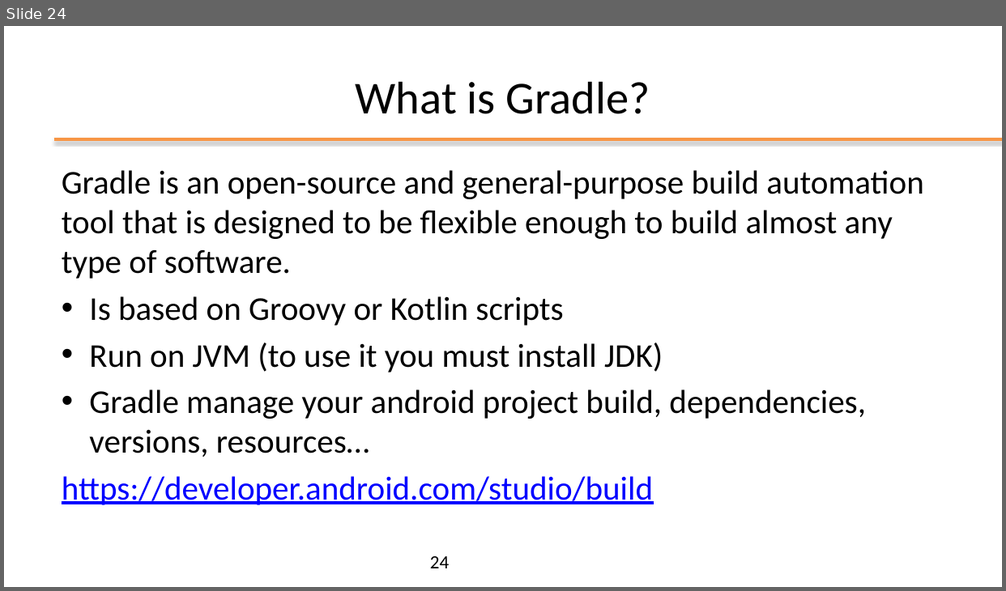
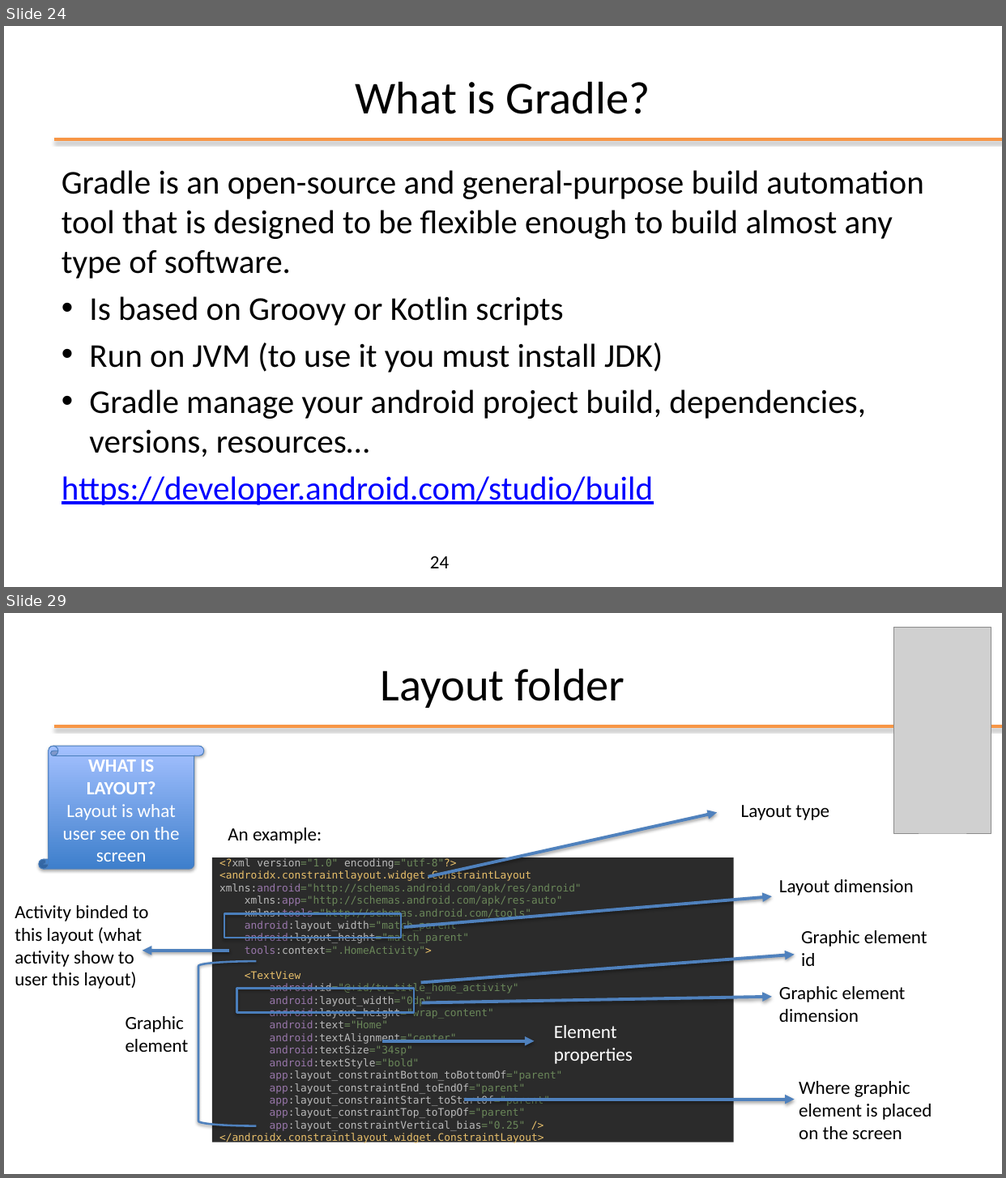
Before and after one commit to kevinmala00/ATTIVITA-PROGETTUALE, a slide deck: slides/02 - Android Studio.pptx. Shown one above the other, each under a label of ours: slide 24 before the commit, slides 24 and 29 after it; the slides between them are not shown. The pictures are 1006x591 and 1006x1178 pixels, drawn with LibreOffice and Linux fonts; fonts in the diff are those of the drawing; grey boxes stand for pictures; background and template pictures are left out. Boxes give left, top, right and bottom in pixels: in the first picture for what was removed or moved away, otherwise in the second. Text is boxed around its words. In the diff, an @@ line names an element or a change of style, - is before the commit and + after.

```diff
--- a/slides/02 - Android Studio.pptx
+++ b/slides/02 - Android Studio.pptx
@@ slide 29 added at (4,613,1002,1174), background #FFFFFF; not listed: 1 template element that a slide beside it also shows @@
@@ picture added at (894,628,991,833) @@
@@ title added at (381,668,624,708), 44 pt, text #000000 @@
+Layout folder
@@ vertical scroll added at (39,747,204,869), fill gradient #3F80CE to #A4C4FF, outline #4B7EBC 0.75 pt, 18 pt, text #FFFFFF @@
+WHAT IS LAYOUT?
+Layout is what user see on the screen
@@ text added at (741,805,829,820), 18 pt, text #000000 @@
+Layout type
@@ text added at (228,828,322,844), 18 pt, text #000000 @@
+An example:
@@ arrow added from (428, 876) to (718, 813), #4F81BD 3 pt @@
@@ rectangle added at (212,858,734,1142), fill #2B2B2B, 10 pt, text #6A8759 @@
+<?xml version="1.0" encoding="utf-8"?>
+<androidx.constraintlayout.widget.ConstraintLayout xmlns:android="http://schemas.android.com/apk/res/android"
+xmlns:app="http://schemas.android.com/apk/res-auto"
+xmlns:tools="http://schemas.android.com/tools"
+android:layout_width="match_parent"
+android:layout_height="match_parent"
+tools:context=".HomeActivity">
+<TextView
+android:id="@+id/tv_title_home_activity"
+android:layout_width="0dp"
+android:layout_height="wrap_content"
+android:text="Home"
+android:textAlignment="center"
+android:textSize="34sp"
+android:textStyle="bold"
+app:layout_constraintBottom_toBottomOf="parent"
+app:layout_constraintEnd_toEndOf="parent"
+app:layout_constraintStart_toStartOf="parent"
+app:layout_constraintTop_toTopOf="parent"
+app:layout_constraintVertical_bias="0.25" />
+</androidx.constraintlayout.widget.ConstraintLayout>
@@ text added at (779,879,914,896), 18 pt, text #000000 @@
+Layout dimension
@@ arrow added from (404, 927) to (772, 897), #4F81BD 3 pt @@
@@ text added at (15,905,149,989), 18 pt, text #000000 @@
+Activity binded to this layout (what activity show to user this layout)
@@ rectangle added at (224,914,401,938), outline #4B7EBC 2 pt @@
@@ arrow added from (229, 951) to (143, 951), #4F81BD 3 pt @@
@@ text added at (801,931,927,966), 18 pt, text #000000 @@
+Graphic element id
@@ right bracket added at (198,962,256,1127), outline #4F81BD 2 pt @@
@@ arrow added from (421, 983) to (795, 954), #4F81BD 3 pt @@
@@ rectangle added at (236,989,414,1013), outline #4B7EBC 2 pt @@
@@ arrow added from (422, 1003) to (772, 997), #4F81BD 3 pt @@
@@ text added at (779,986,906,1022), 18 pt, text #000000 @@
+Graphic element dimension
@@ text added at (126,1016,189,1052), 18 pt, text #000000 @@
+Graphic element
@@ text added at (554,1025,633,1064), 18 pt, text #FFFFFF @@
+Element properties
@@ arrow added from (382, 1041) to (534, 1041), #4F81BD 3 pt @@
@@ text added at (799,1081,932,1139), 18 pt, text #000000 @@
+Where graphic element is placed on the screen
@@ arrow added from (464, 1100) to (795, 1100), #4F81BD 3 pt @@
```
Also in this commit, not shown: 9 other slides added.
